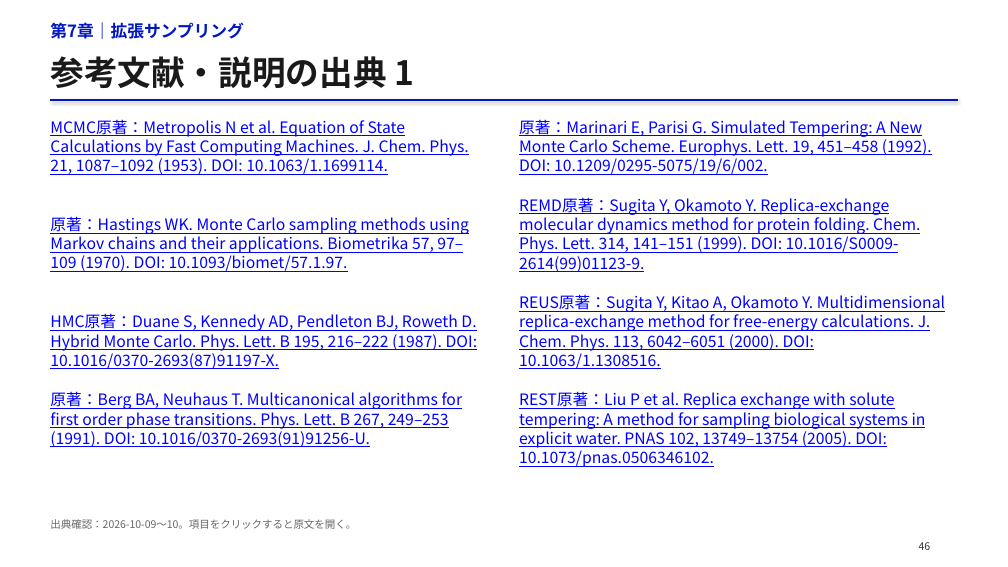
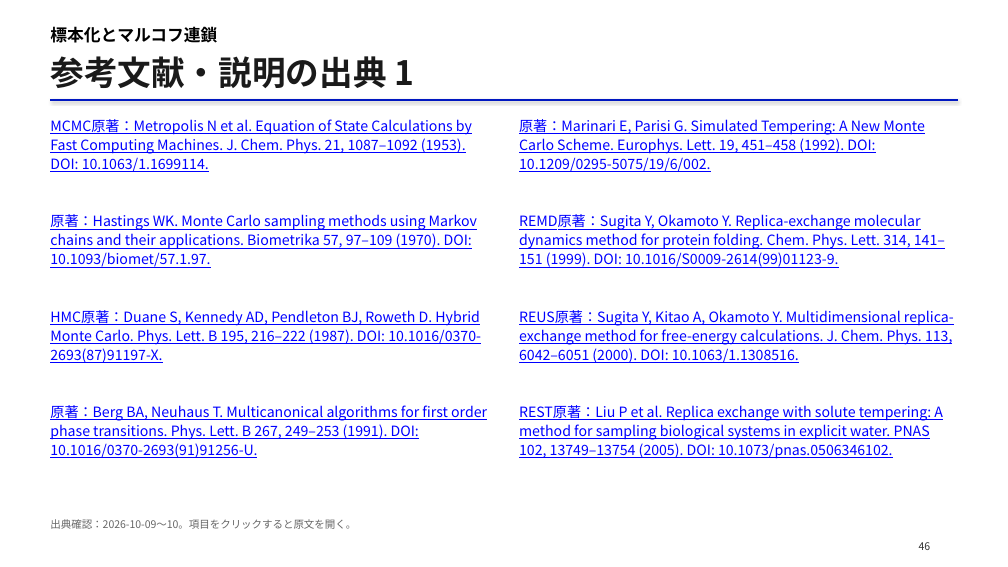
Before and after one commit to matsunagalab/lecture_bioinfo, a slide deck: slide 46 of 10_構造の分布を計算する/10_構造の分布を計算する.pptx. Drawn at 1008x567 pixels with LibreOffice and Linux fonts; fonts in the diff are those of the drawing. Boxes give left, top, right and bottom in pixels: in the first picture for what was removed or moved away, otherwise in the second. Text is boxed around its words. In the diff, an @@ line names an element or a change of style, - is before the commit and + after.

Commit message:
第10回の標本化の説明と数式レイアウトを改善

```diff
--- a/10_構造の分布を計算する/10_構造の分布を計算する.pptx
+++ b/10_構造の分布を計算する/10_構造の分布を計算する.pptx
@@ text at (50, 26, 217, 43): text changed; text colour #0017C1 to #000000 @@
-第7章｜拡張サンプリング
+標本化とマルコフ連鎖
@@ size 15 to 13.5 pt; line spacing 18.3pt to 18pt in 8 elements at (50, 119, 472, 172), (50, 214, 477, 268), (50, 310, 481, 363), (50, 405, 487, 458), (519, 405, 943, 459), (519, 119, 925, 172), (519, 310, 954, 363), (519, 214, 945, 268) @@
@@ text "REMD原著：Sugita Y, Okamoto Y. Replica-exchange ...": place and size @@
-text "REMD原著：Sugita Y, Okamoto Y. Replica-exchange ..." at (519, 197, 920, 272)
+text "REMD原著：Sugita Y, Okamoto Y. Replica-exchange ..." at (519, 214, 945, 268)
@@ text "REUS原著：Sugita Y, Kitao A, Okamoto ...": place and size @@
-text "REUS原著：Sugita Y, Kitao A, Okamoto ..." at (519, 294, 945, 369)
+text "REUS原著：Sugita Y, Kitao A, Okamoto ..." at (519, 310, 954, 363)
@@ text "原著：Berg BA, Neuhaus T. Multicanonical ...": place and size @@
-text "原著：Berg BA, Neuhaus T. Multicanonical ..." at (50, 391, 463, 447)
+text "原著：Berg BA, Neuhaus T. Multicanonical ..." at (50, 405, 487, 458)
@@ text "REST原著：Liu P et al. Replica ...": place and size @@
-text "REST原著：Liu P et al. Replica ..." at (519, 391, 926, 467)
+text "REST原著：Liu P et al. Replica ..." at (519, 405, 943, 459)
```
Also in this commit, not shown: 26 other slides changed, 1 slide added, 1 slide removed, 2 other files.
